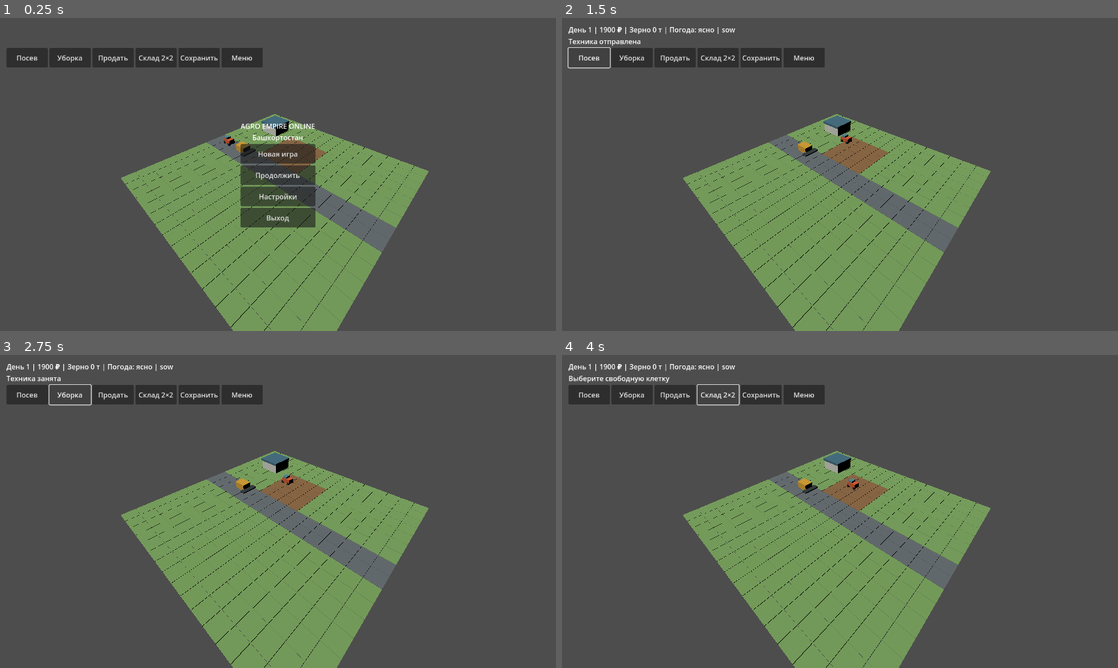
Above: before the commit, frames 1-4 (two rows, left to right).
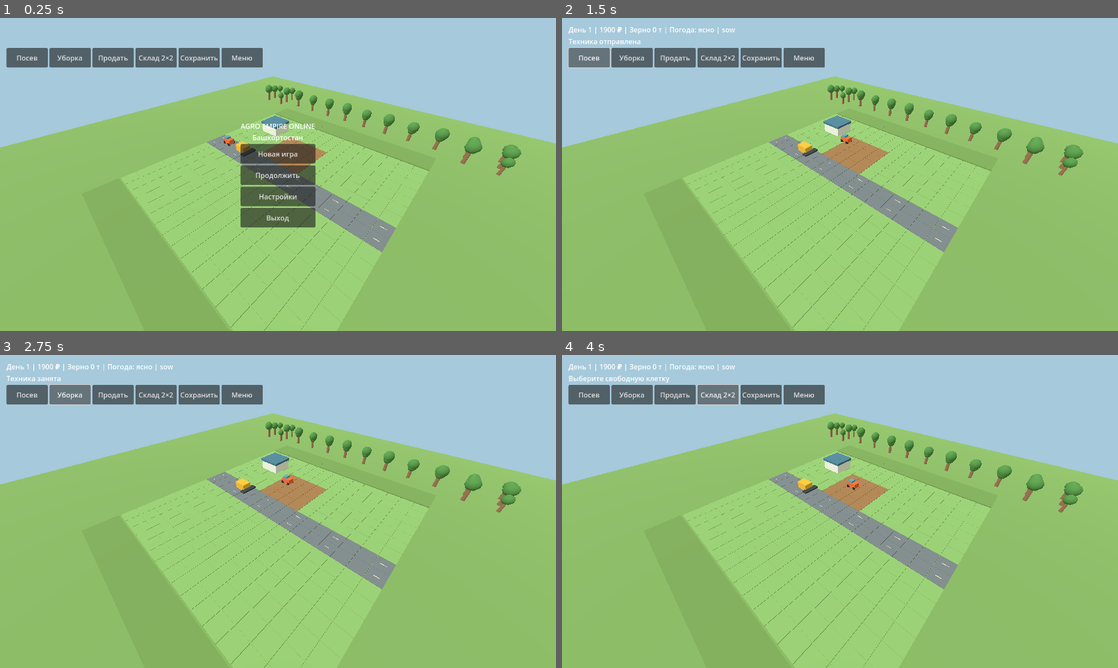
Above: after the commit, the same moments.

Repository: maillunex-lang/fermabash
Game: Godot game, scene res://scenes/Main.tscn
Two runs of this game, one before a commit and one after it. Both use one fixed random seed, a clock stepped at 60 frames per second and the inputs below.
Inputs:
- Up to frame 1 (0.25 s): no input
- Up to frame 2 (1.5 s): click "Новая игра" at 0.5 s; click "Посев" at 1.25 s
- Up to frame 3 (2.75 s): click "Уборка" at 2 s
- Up to frame 4 (4 s): click "Продать" at 2.75 s; click "Склад 2×2" at 3.5 s

The runs differ from the first frame. In frame 1, 97% of the frame differs, in the area x 0-100%, y 0-100%; in frame 2, 100%; in frame 3, 100%; in frame 4, 100%.

Commit message:
feat(stage2.1): integrate lightweight scenery and mobile strategy camera

Diff:
--- a/scripts/main.gd
+++ b/scripts/main.gd
@@ -4,6 +4,8 @@
 const BuildRules = preload("res://scripts/systems/build_rules.gd")
 const SaveStore = preload("res://scripts/systems/save_store.gd")
 const GameClock = preload("res://scripts/systems/game_clock.gd")
+const FarmEnvironment = preload("res://scripts/visuals/farm_environment.gd")
+const StrategyCamera = preload("res://scripts/camera/strategy_camera.gd")
 var elapsed_seconds := 0.0
 var cash := 2000
 var grain := 0
@@ -21,17 +23,27 @@
 var menu: CenterContainer
 var tractor: Node3D
 var harvester: Node3D
-var angle := 0.75
-var zoom := 35.0
-var focus := Vector3(24,0,24)
-var dragging := false
-var last := Vector2.ZERO
+var camera_rig = StrategyCamera.new()
+var touch_start := Vector2.ZERO
+var touch_moved := false
+var touch_count := 0
 func _ready() -> void:
  world = Node3D.new()
  add_child(world)
  var sun := DirectionalLight3D.new()
  sun.rotation_degrees = Vector3(-55,-30,0)
+ sun.light_energy = 1.25
+ sun.shadow_enabled = false
  add_child(sun)
+ var ambience := WorldEnvironment.new()
+ var env := Environment.new()
+ env.background_mode = Environment.BG_COLOR
+ env.background_color = Color("a6c9db")
+ env.ambient_light_source = Environment.AMBIENT_SOURCE_COLOR
+ env.ambient_light_color = Color("e1e8d5")
+ env.ambient_light_energy = 0.8
+ ambience.environment = env
+ add_child(ambience)
  cam = Camera3D.new()
  add_child(cam)
  cam.current = true
@@ -121,6 +133,7 @@
    elif x >= 5 and x <= 8 and z >= 3 and z <= 6:
     color = Color("8d6841") if stage == 0 else (Color("65b548") if stage == 1 else Color("d4ae47"))
    _cube(world,Vector3((x+0.5)*CELL,-0.1,(z+0.5)*CELL),Vector3(2.94,0.2,2.94),color)
+ FarmEnvironment.decorate(world,stage)
  for key in structures:
   var p: Array = key.split(",")
   var x := int(p[0])
@@ -194,39 +207,41 @@
    _draw()
  hud.text = "День %d | %d ₽ | Зерно %d т | Погода: ясно | %s" % [day,cash,grain,job]
 func _camera() -> void:
- cam.position = focus+Vector3(sin(angle)*zoom,zoom*0.8,cos(angle)*zoom)
- cam.look_at(focus)
+ camera_rig.apply(cam)
+func _pick_cell(position: Vector2) -> void:
+ var origin := cam.project_ray_origin(position)
+ var dir := cam.project_ray_normal(position)
+ if abs(dir.y) < 0.00001:
+  return
+ var p := origin+dir*(-origin.y/dir.y)
+ var cell := Vector2i(floori(p.x/CELL),floori(p.z/CELL))
+ if cell.x < 0 or cell.y < 0 or cell.x >= 16 or cell.y >= 16:
+  return
+ if build:
+  _build(cell)
+ else:
+  status.text = "Клетка %d, %d" % [cell.x,cell.y]
 func _unhandled_input(e: InputEvent) -> void:
  if not running:
   return
- if e is InputEventMouseButton:
-  if e.button_index == MOUSE_BUTTON_WHEEL_UP and e.pressed:
-   zoom = max(12.0,zoom-3)
-  elif e.button_index == MOUSE_BUTTON_WHEEL_DOWN and e.pressed:
-   zoom = min(70.0,zoom+3)
-  elif e.button_index == MOUSE_BUTTON_RIGHT:
-   dragging = e.pressed
-   last = e.position
-  elif e.button_index == MOUSE_BUTTON_LEFT and e.pressed:
-   var origin := cam.project_ray_origin(e.position)
-   var dir := cam.project_ray_normal(e.position)
-   if abs(dir.y) > 0.00001:
-    var p := origin+dir*(-origin.y/dir.y)
-    var cell := Vector2i(floori(p.x/CELL),floori(p.z/CELL))
-    if build:
-     _build(cell)
-    else:
-     status.text = "Клетка %d, %d" % [cell.x,cell.y]
- elif e is InputEventMouseMotion and dragging:
-  focus += Vector3(-(e.position.x-last.x)*0.05,0,-(e.position.y-last.y)*0.05)
-  last = e.position
+ if e is InputEventScreenTouch:
+  if e.pressed:
+   touch_count += 1
+   touch_start = e.position
+   touch_moved = false
+  else:
+   touch_count = maxi(0,touch_count-1)
+   if not touch_moved and touch_count == 0:
+    _pick_cell(e.position)
+  camera_rig.touch(e)
  elif e is InputEventScreenDrag:
-  focus += Vector3(-e.relative.x*0.05,0,-e.relative.y*0.05)
- elif e is InputEventKey and e.pressed:
-  if e.keycode == KEY_Q:
-   angle -= 0.2
-  if e.keycode == KEY_E:
-   angle += 0.2
+  if e.position.distance_to(touch_start) > 14:
+   touch_moved = true
+  camera_rig.touch(e)
+ elif e is InputEventMouseButton and e.button_index == MOUSE_BUTTON_LEFT and e.pressed:
+  _pick_cell(e.position)
+ else:
+  camera_rig.mouse(e)
  _camera()
 func _build(cell: Vector2i) -> void:
  if cash < 900:
